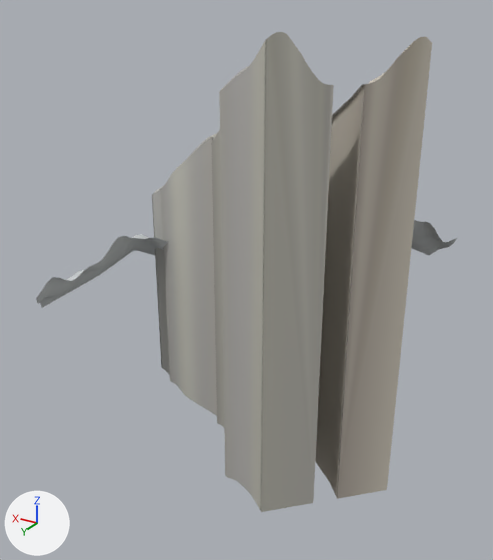
One commit to the glTF model assets/env011/open-gorge-v1.glb: the scene before it, then after it.
The view is the same before and after, from a camera (50 mm lens) standing at (-80.0, 206.0, 19.0) and looking at (87.0, -74.0, -121.0). Lighting does not change. The marker at lower left points along +X, +Y and +Z. The picture after the commit comes second.

The first picture shows 'front_buttress', 'middle_terraces', 'pale_horizon' and 1 more.
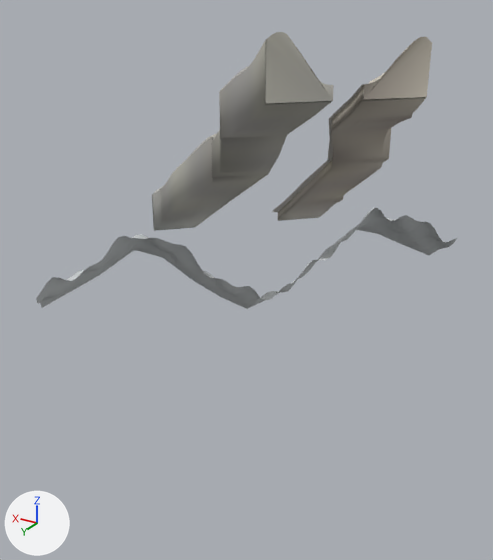
Commit message: ENV011 v3: bounded bank undersides instead of tall hanging walls

Location of each change, [x1, y1, x2, y2] in pixels of the pictures (493 x 560 px):
'middle_terraces', reshaped (58% shorter)
    before: [152, 32, 334, 512]
    after: [152, 32, 334, 231]
'front_buttress', reshaped
    before: [315, 37, 432, 499]
    after: [278, 37, 432, 221]

What the commit changed:
me_front_buttress is used by ob_front_buttress; location (0.0, 0.0, 0.0).
me_front_buttress had 2262 vertices, 4520 faces and spanned x -10.0..90.0, y -128.0..-14.0, z -183.0..3.0.
me_front_buttress now has 2262 vertices, 4520 faces and spans x -10.0..90.0, y -128.0..-14.0, z -100.0..3.0.
me_front_buttress part 1: 174 of 2262 vertices moved; they spanned x -10.0..90.0, y -128.0..-14.0, z -183.0 and now span x -10.0..90.0, y -128.0..-14.0, z -100.0..-16.0; mean shift (0.0, 0.0, 126.0); largest move (6.0, -14.0, -183.0) -> (6.0, -14.0, -16.0).
me_middle_terraces is used by ob_middle_terraces; location (0.0, 0.0, 0.0).
me_middle_terraces had 2262 vertices, 4520 faces and spanned x 14.0..138.0, y -78.0..10.0, z -183.0..6.0.
me_middle_terraces now has 2262 vertices, 4520 faces and spans x 14.0..138.0, y -78.0..10.0, z -100.0..6.0.
me_middle_terraces part 2: 174 of 2262 vertices moved; they spanned x 14.0..138.0, y -78.0..10.0, z -183.0 and now span x 14.0..138.0, y -78.0..10.0, z -100.0..-16.0; mean shift (0.0, 0.0, 126.0); largest move (14.0, -6.0, -183.0) -> (14.0, -6.0, -16.0).
